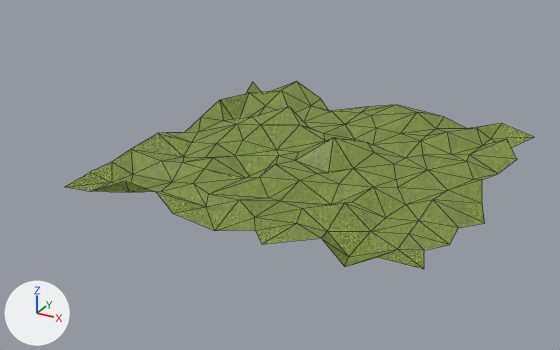
A saved change to the OBJ model resources/grass-plane.obj.
Camera for both pictures: a camera (50 mm lens) standing at (83.2, -171.0, 78.1) and looking at (-9.1, -3.0, -5.9). The axes (+X, +Y, +Z) are drawn at lower left. The lights are the same throughout. Mesh edges are drawn as thin lines. Where no turn or scale is listed for an object, it has been applied to the vertices.

The older version as bpy lines, for what is in view:
```python
me_plane = bpy.data.meshes.new('Plane')
me_plane.from_pydata(...)  # 144 vertices, 242 faces; spans x -47.7..48.2, y -47.0..47.7, z -4.5..5.2
me_plane.materials.append(mat_material_001)  # picture img_grass_texture_png
ob_plane = bpy.data.objects.new('Plane', me_plane)
ob_plane.location = (0.0, 0.0, 0.0)
```
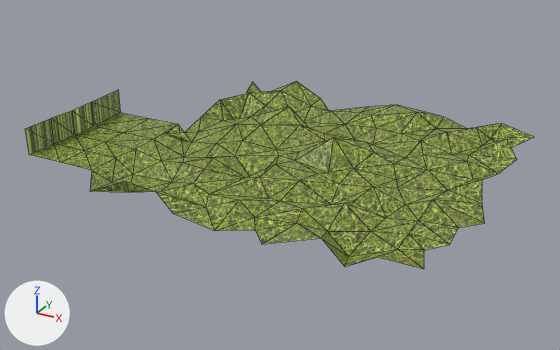
Boxes (x1, y1, x2, y2) around the edits, measured in the pictures (560 x 350 px):
'Plane', reshaped (8% wider)
    before: (65, 81, 534, 269)
    after: (26, 81, 534, 269)
part 1 of me_plane, built on
    before: (65, 132, 198, 191)
    after: (26, 90, 198, 191)
part 2 of me_plane, surface changed
    both: (91, 81, 534, 269)

What the commit changed:
me_plane is used by ob_plane; location (0.0, 0.0, 0.0).
me_plane had 144 vertices, 242 faces and spanned x -47.7..48.2, y -47.0..47.7, z -4.5..5.2.
me_plane now has 159 vertices, 266 faces, 1 loose edge and spans x -67.9..48.2, y -47.0..47.7, z -4.5..7.6.
Part 1, on me_plane:
1 vertex is removed from x -45.6, y -36.2, z -0.1.
5 faces are deleted.
5 vertices move from x -46.3..-44.9, y -45.5..-4.9, z -0.5..0.7 to x -46.3..-44.9, y -35.5..2.8, z 0.2.
16 vertices are added at x -67.9..-45.6, y -35.5..2.8, z 0.2..7.6.
29 new faces join them.
me_plane part 2: 237 kept faces spanning x -47.7..48.2, y -47.0..47.7, z -4.5..5.2 get new texture (UV) coordinates.
